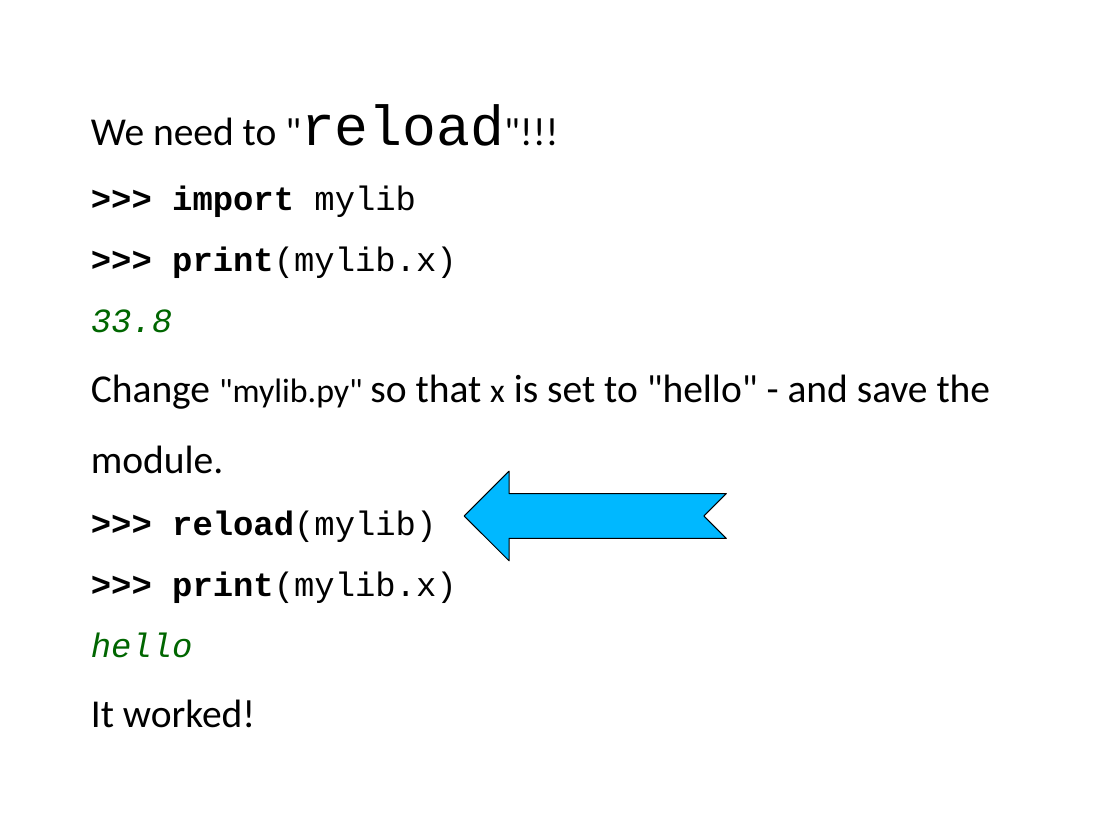
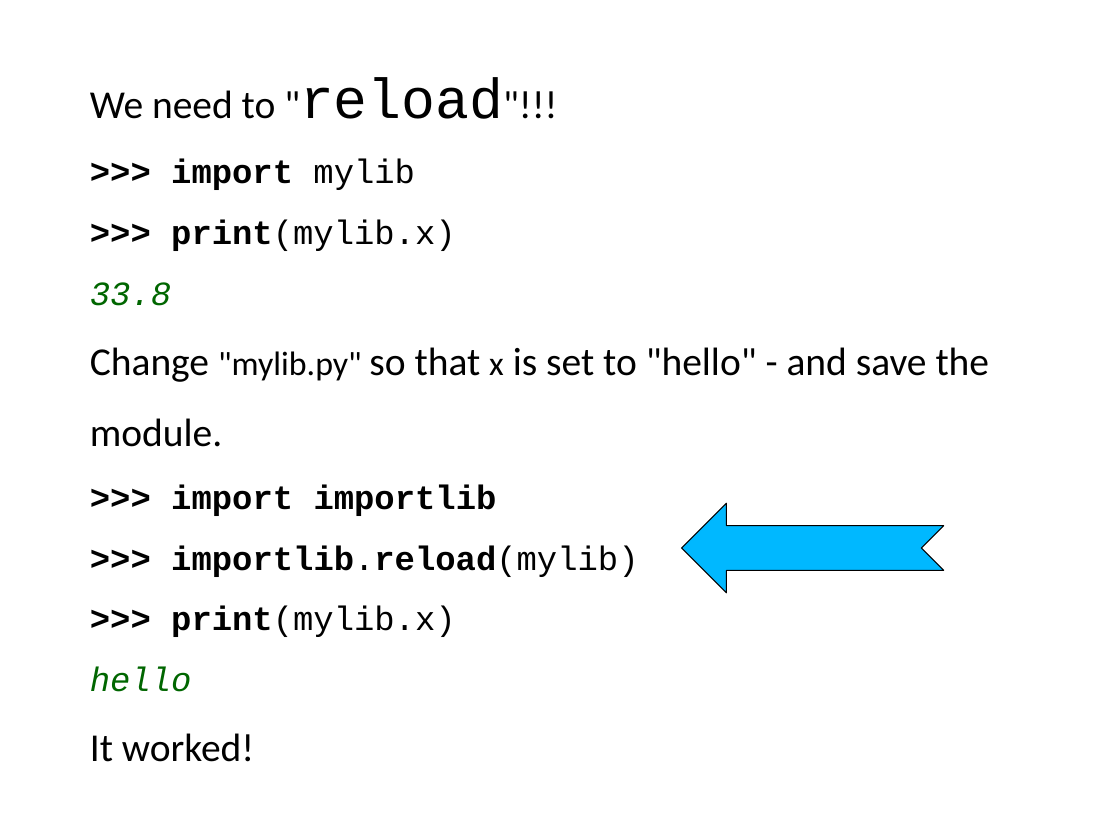
Before and after one commit to ncasuk/ncas-isc, a slide deck: slide 60 of python/presentations/learning_python/16_lib.pptx. Drawn at 1120x840 pixels with LibreOffice and Linux fonts; fonts in the diff are those of the drawing; background and template pictures are left out. Boxes give left, top, right and bottom in pixels: in the first picture for what was removed or moved away, otherwise in the second. Text is boxed around its words. In the diff, an @@ line names an element or a change of style, - is before the commit and + after.

Commit message:
Modified reload slislide to work with python3 > 3.4

```diff
--- a/python/presentations/learning_python/16_lib.pptx
+++ b/python/presentations/learning_python/16_lib.pptx
@@ text "We need to "reload"!!!": place and size @@
-text "We need to "reload"!!!" at [91, 104, 991, 728]
+text "We need to "reload"!!!" at [90, 77, 990, 762]
@@ text at [171, 484, 638, 577]: text changed @@
->>> reload(mylib)
+>>> import importlib
+>>> importlib.reload(mylib)
@@ notched right arrow: place and size @@
-notched right arrow at [464, 472, 727, 561]
+notched right arrow at [682, 503, 944, 593]
```
Also in this commit, not shown: 1 other file.
